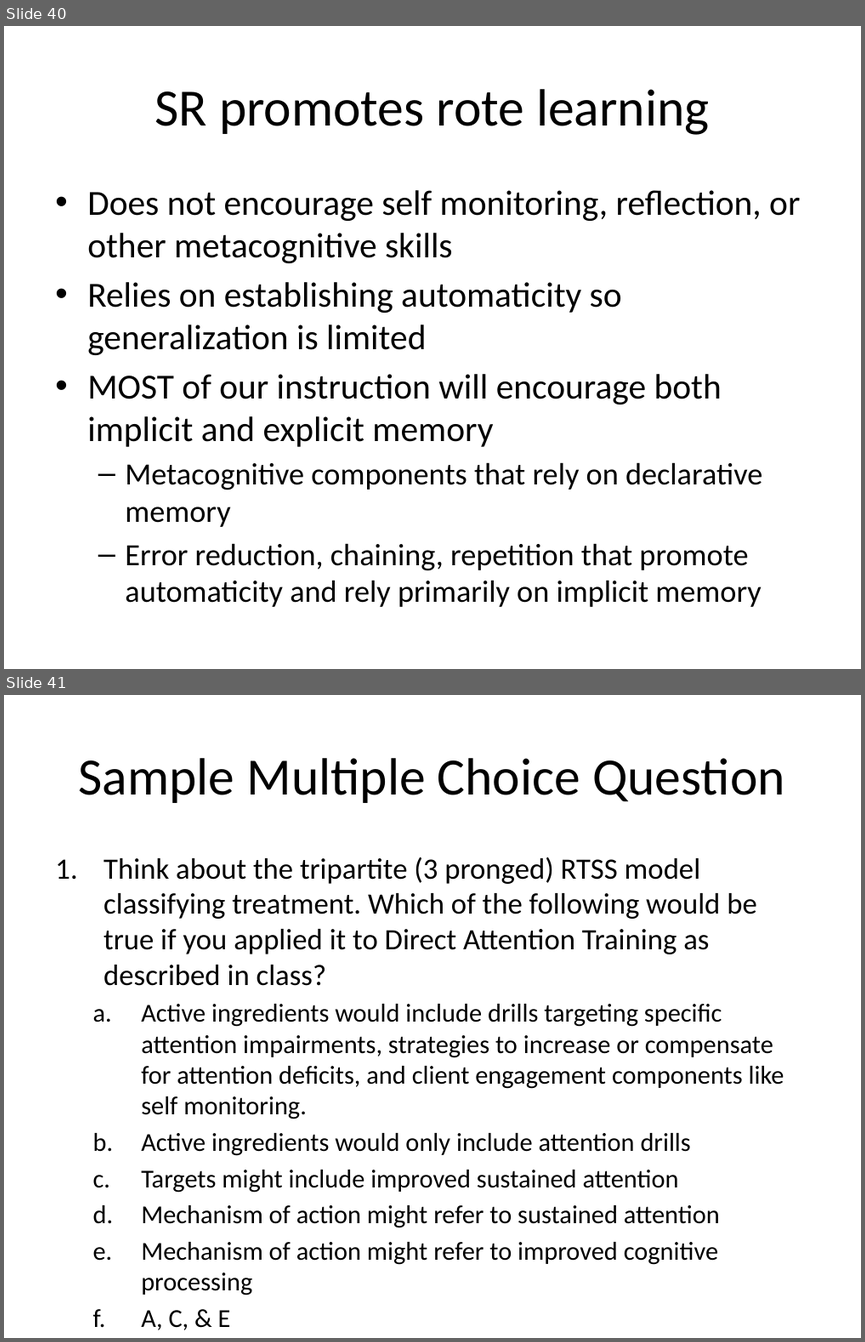
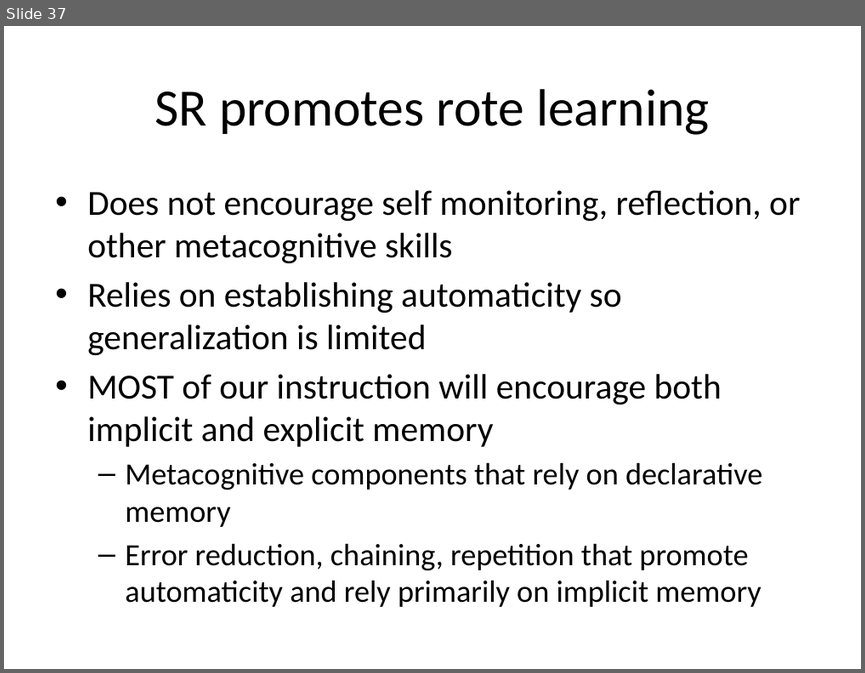
Before and after one commit to Jim-Wright90/cds_663_winter_2021, a slide deck: slides/Week4_Memory_21.pptx. Shown one above the other, each under a label of ours: slides 40 and 41 before the commit, slide 37 after it. The pictures are 865x1342 and 865x673 pixels, drawn with LibreOffice and Linux fonts; fonts in the diff are those of the drawing. Boxes give left, top, right and bottom in pixels: in the first picture for what was removed or moved away, otherwise in the second. Text is boxed around its words. In the diff, an @@ line names an element or a change of style, - is before the commit and + after.

```diff
--- a/slides/Week4_Memory_21.pptx
+++ b/slides/Week4_Memory_21.pptx
@@ slide 41 removed at (4,695,861,1338), background #FFFFFF @@
@@ title removed at (79,758,785,803) @@
-Sample Multiple Choice Question
@@ text removed at (103,857,784,1265) @@
-1. Think about the tripartite (3 pronged) RTSS model classifying treatment. Which of the following would be true if you applied it to Direct Attention Training as described in class?
-  a. Active ingredients would include drills targeting specific attention impairments, strategies to increase or compensate for attention deficits, and client engagement components like self monitoring.
-  b. Active ingredients would only include attention drills
-  c. Targets might include improved sustained attention
-  d. Mechanism of action might refer to sustained attention
-  e. Mechanism of action might refer to improved cognitive processing
-  f. A, C, & E
@@ what was slide 40 is now slide 37 @@
```
Also in this commit, not shown: 4 slides changed, 4 other slides removed.
